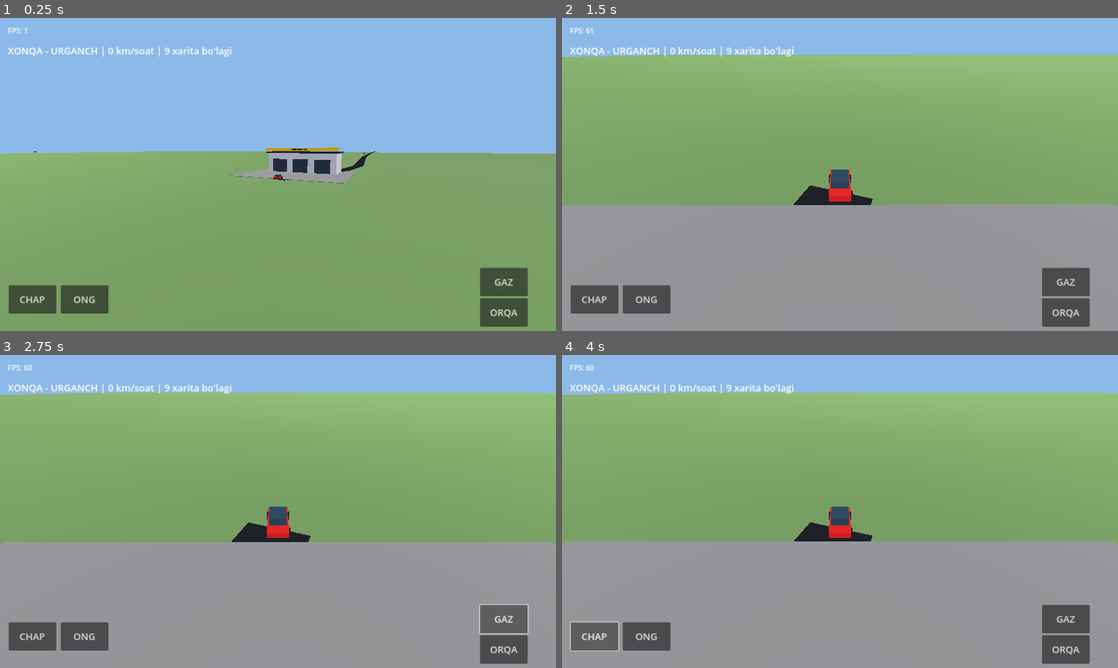
Above: before the commit, frames 1-4 (two rows, left to right).
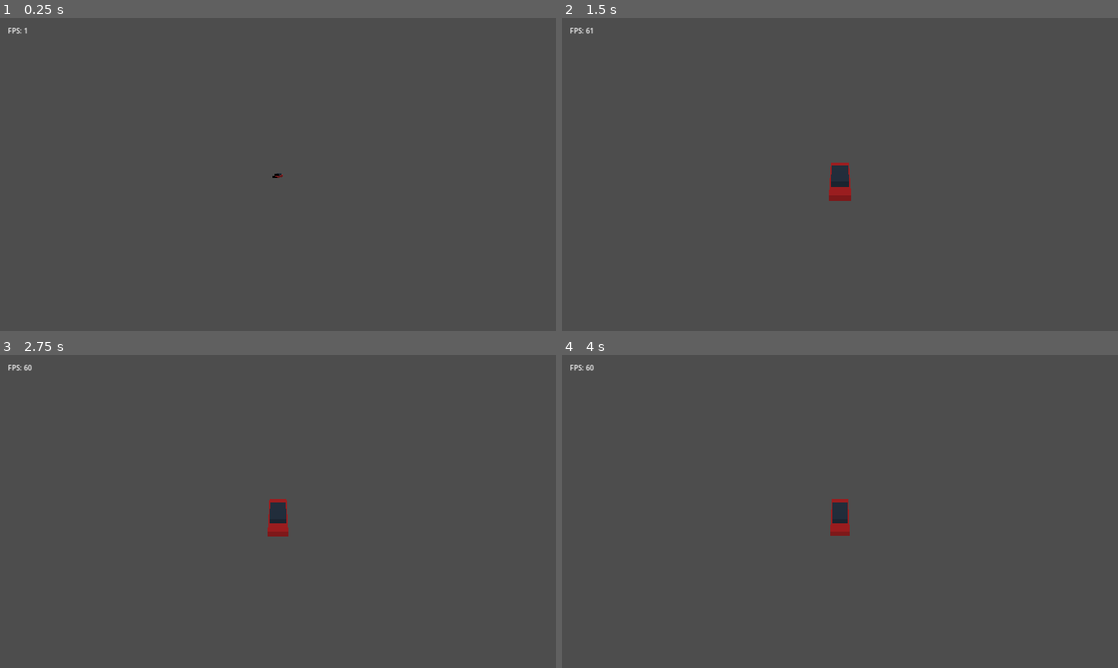
Above: after the commit, the same moments.

Repository: islombekshonazarov0111-wq/XONQA-URGANCH-OPENWORLD
Game: Godot game, scene res://scenes/world/Main.tscn
Same seed, same stepped clock (60 frames per second), same inputs: the game is played once before the commit and once after it.
Inputs (mouse positions are in pixels of both pictures, inside the frame that each line leads up to):
- Up to frame 1 (0.25 s): no input
- Up to frame 2 (1.5 s): move the mouse to (962, 158) at 0.52 s; hold Right (ui_right) 0.53-1.25 s; click (962, 158) at 0.67 s; drag from (728, 190) to (812, 237) at 1.27 s
- Up to frame 3 (2.75 s): click (505, 617) at 2 s, where only the run before the commit has a clickable "GAZ"
- Up to frame 4 (4 s): click (1067, 649) at 2.75 s, where only the run before the commit has a clickable "ORQA"; click (595, 636) at 3.5 s, where only the run before the commit has a clickable "CHAP"

The runs differ from the first frame. In frame 1, 97% of the frame differs, in the area x 0-100%, y 0-100%; in frame 2, 97%; in frame 3, 97%; in frame 4, 97%.
Error after the commit: Parse Error: Cannot infer the type of "requested" variable because the value doesn't have a set type. (res://scripts/vehicles/VehicleController.gd:120)

Commit message:
Add Malibu physics, gearbox and driving controls

Diff:
--- /dev/null
+++ b/scenes/vehicles/Malibu.tscn
@@ -0,0 +1,56 @@
+[gd_scene load_steps=7 format=3]
+
+[ext_resource type="Script" path="res://scripts/vehicles/VehicleController.gd" id="1"]
+
+[sub_resource type="BoxShape3D" id="BodyShape"]
+size = Vector3(1.85, 0.7, 4.8)
+
+
+[sub_resource type="BoxMesh" id="CarBodyMesh"]
+size = Vector3(1.85, 0.65, 4.8)
+
+[sub_resource type="StandardMaterial3D" id="CarPaint"]
+albedo_color = Color(0.65, 0.04, 0.06, 1)
+
+[sub_resource type="BoxMesh" id="CabinMesh"]
+size = Vector3(1.55, 0.65, 2.4)
+
+[sub_resource type="StandardMaterial3D" id="Glass"]
+albedo_color = Color(0.08, 0.15, 0.22, 1)
+
+[node name="Malibu20T" type="VehicleBody3D"]
+script = ExtResource("1")
+vehicle_id = "malibu_20t"
+
+[node name="CollisionShape3D" type="CollisionShape3D" parent="."]
+shape = SubResource("BodyShape")
+position = Vector3(0, 0.35, 0)
+
+[node name="FrontLeft" type="VehicleWheel3D" parent="."]
+position = Vector3(-0.78, -0.15, -1.35)
+use_as_steering = true
+use_as_traction = true
+wheel_radius = 0.345
+
+[node name="FrontRight" type="VehicleWheel3D" parent="."]
+position = Vector3(0.78, -0.15, -1.35)
+use_as_steering = true
+use_as_traction = true
+wheel_radius = 0.345
+
+[node name="RearLeft" type="VehicleWheel3D" parent="."]
+position = Vector3(-0.78, -0.15, 1.35)
+wheel_radius = 0.345
+
+[node name="RearRight" type="VehicleWheel3D" parent="."]
+position = Vector3(0.78, -0.15, 1.35)
+wheel_radius = 0.345
+[node name="BodyVisual" type="MeshInstance3D" parent="."]
+mesh = SubResource("CarBodyMesh")
+material_override = SubResource("CarPaint")
+position = Vector3(0, 0.35, 0)
+
+[node name="CabinVisual" type="MeshInstance3D" parent="."]
+mesh = SubResource("CabinMesh")
+material_override = SubResource("Glass")
+position = Vector3(0, 0.95, 0.15)
--- a/scripts/world/PlayableWorld.gd
+++ b/scripts/world/PlayableWorld.gd
@@ -36,7 +36,15 @@
     car.name = "DrivablePlaceholderCar"
     add_child(car)
     car.position = Vector3(114.44, 0.85, 295.63)
-    _create_car()
+    # MALIBU_PHYSICS_INTEGRATION
+    var malibu_scene = load("res://scenes/vehicles/Malibu.tscn")
+    if malibu_scene != null:
+        var malibu = malibu_scene.instantiate()
+        add_child(malibu)
+        malibu.global_position = Vector3(114.44, 1.3, 295.63)
+        car.queue_free()
+        car = malibu
+        malibu.set_selector("D")
     _create_forsaj_service()
     var env := Environment.new()
     env.background_mode = Environment.BG_COLOR
@@ -53,6 +61,17 @@
     _add_button("ORQA", Vector2(-175, -75), "reverse")
     _add_button("CHAP", Vector2(20, -105), "left", true)
     _add_button("ONG", Vector2(140, -105), "right", true)
+    # FORSAJ_GEAR_SELECTOR
+    for mode in ["P", "R", "N", "D"]:
+        var gear_button := Button.new()
+        gear_button.text = mode
+        gear_button.custom_minimum_size = Vector2(70, 55)
+        gear_button.set_anchors_preset(Control.PRESET_TOP_RIGHT)
+        gear_button.position = Vector2(-85, 80 + ["P", "R", "N", "D"].find(mode) * 65)
+        gear_button.add_theme_font_size_override("font_size", 24)
+        $UI.add_child(gear_button)
+        gear_button.pressed.connect(_select_gear.bind(mode))
+
     _refresh()
 
 func _material(color: Color) -> StandardMaterial3D:
@@ -94,10 +113,12 @@
 func _process(delta: float) -> void:
     var throttle := float(gas or Input.is_action_pressed("ui_up")) - float(reverse or Input.is_action_pressed("ui_down"))
     var steer := float(left or Input.is_action_pressed("ui_left")) - float(right or Input.is_action_pressed("ui_right"))
-    speed = move_toward(speed, throttle * 24.0, delta * (12.0 if throttle != 0.0 else 8.0))
-    yaw += steer * delta * clampf(absf(speed) / 8.0, 0.0, 1.0) * (1.0 if speed >= 0.0 else -1.0)
-    car.rotation.y = yaw
-    car.position += Vector3(sin(yaw), 0, -cos(yaw)) * speed * delta
+    if car is VehicleController:
+        car.set_throttle(maxf(0.0, throttle))
+        car.set_brake(maxf(0.0, -throttle))
+        car.set_steering(-steer)
+        speed = car.linear_velocity.length()
+        yaw = car.rotation.y
     cam.global_position = cam.global_position.lerp(car.global_position + Vector3(-sin(yaw) * 15.0, 10.0, cos(yaw) * 15.0), minf(1.0, delta * 5.0))
     cam.look_at(car.global_position + Vector3.UP * 1.0, Vector3.UP)
     hud.text = "XONQA - URGANCH | %d km/soat | %d xarita bo'lagi" % [roundi(absf(speed) * 3.6), loaded.size()]
@@ -139,6 +160,19 @@
     ground.position = Vector3((k.x + 0.5) * CHUNK_SIZE, -0.1, (k.y + 0.5) * CHUNK_SIZE)
     ground.material_override = ground_mat
     root.add_child(ground)
+    # FORSAJ_PHYSICS_GROUND
+    var ground_body := StaticBody3D.new()
+    root.add_child(ground_body)
+    var ground_collision := CollisionShape3D.new()
+    var ground_shape := BoxShape3D.new()
+    ground_shape.size = Vector3(CHUNK_SIZE, 0.2, CHUNK_SIZE)
+    ground_collision.shape = ground_shape
+    ground_collision.position = Vector3(
+        (k.x + 0.5) * CHUNK_SIZE,
+        -0.2,
+        (k.y + 0.5) * CHUNK_SIZE
+    )
+    ground_body.add_child(ground_collision)
     var path := "res://data/map/generated/chunk_%d_%d.json" % [k.x, k.y]
     if not FileAccess.file_exists(path):
         return
@@ -238,3 +272,8 @@
     service.add_child(sign_label)
 
     print("FORSAJ servis maketi yaratildi")
+
+
+func _select_gear(mode: String) -> void:
+    if car is VehicleController:
+        car.set_selector(mode)
